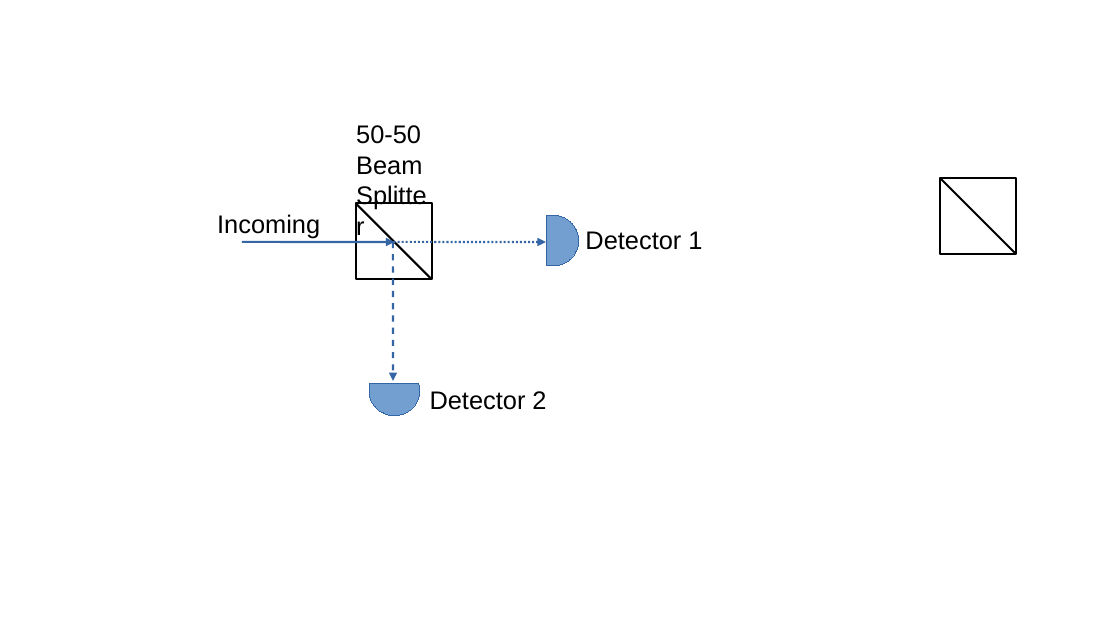
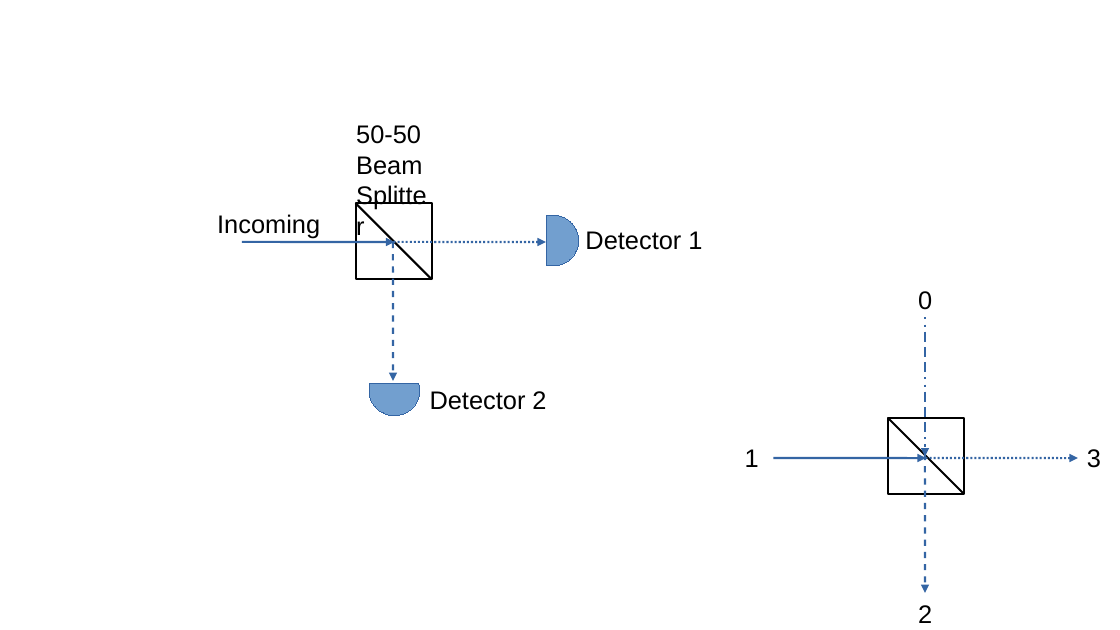
Before and after one commit to qise2023/main, a slide deck: slide 1 of quantum-courses/labs/quantum-mechanics-labs/wave nature photons/beam splitter theory.odp. Drawn at 1120x630 pixels with LibreOffice and Linux fonts; fonts in the diff are those of the drawing. Boxes give left, top, right and bottom in pixels: in the first picture for what was removed or moved away, otherwise in the second. Text is boxed around its words. In the diff, an @@ line names an element or a change of style, - is before the commit and + after.

```diff
--- a/quantum-courses/labs/quantum-mechanics-labs/wave nature photons/beam splitter theory.odp
+++ b/quantum-courses/labs/quantum-mechanics-labs/wave nature photons/beam splitter theory.odp
@@ rectangle: place and size @@
-rectangle at bbox=[940, 178, 1016, 254]
+rectangle at bbox=[888, 418, 965, 494]
@@ line moved from (940, 178) - (1016, 254) to (888, 418) - (965, 494) @@
@@ group added at bbox=[745, 291, 1101, 623]: 4 arrows, 4 texts @@
+0
+1
+2
+3
```
Also in this commit, not shown: 2 slides added, 6 other files.
